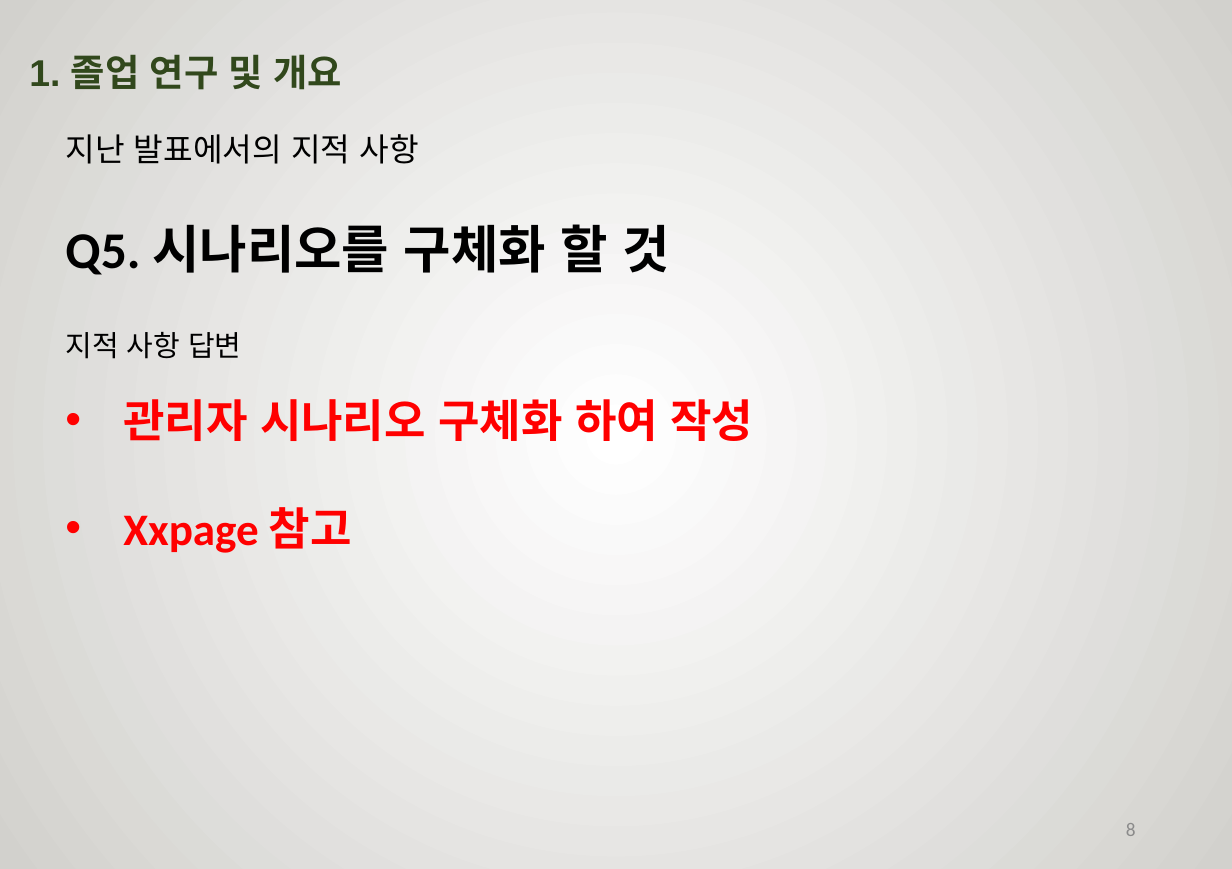
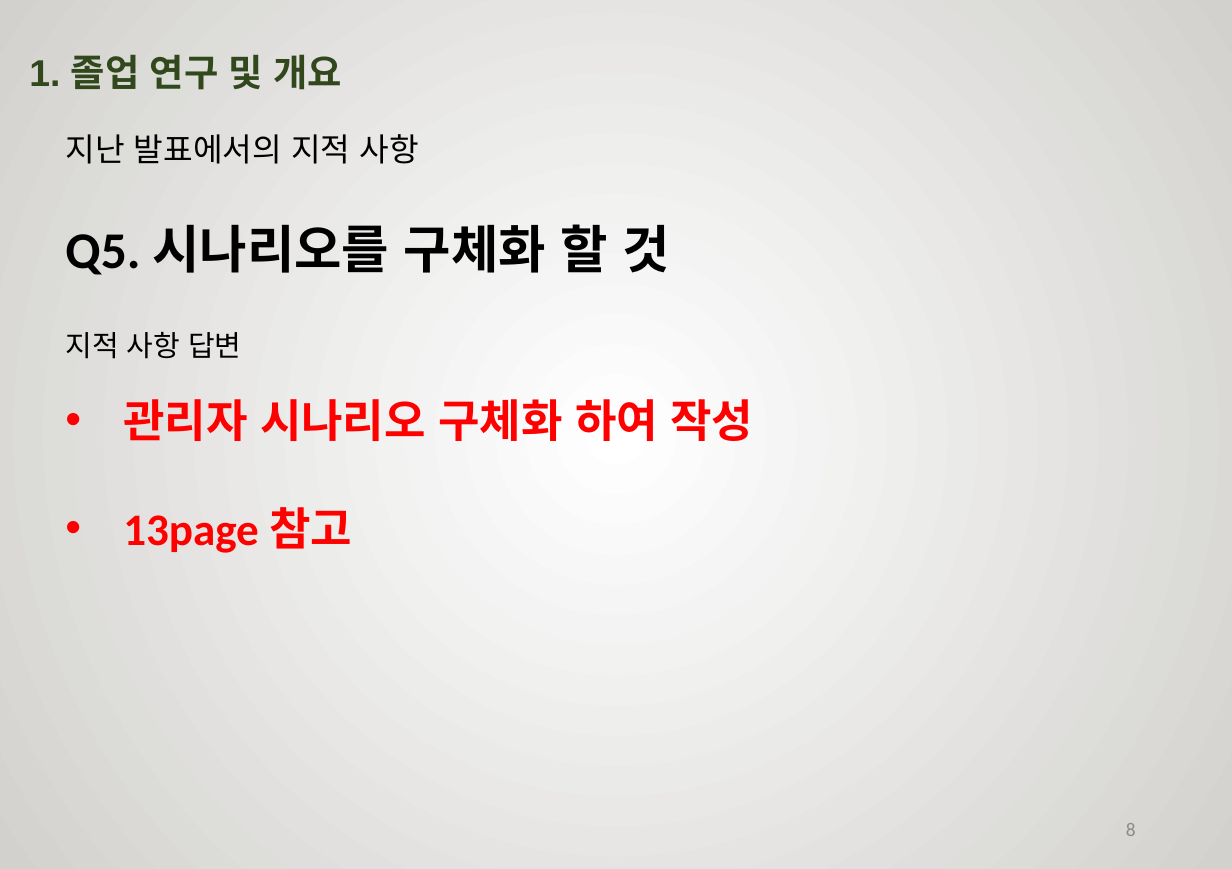
Before and after one commit to rimbong/Webengers, a slide deck: slide 8 of resources/졸작설계서.pptx. Drawn at 1232x869 pixels with LibreOffice and Linux fonts; fonts in the diff are those of the drawing; background and template pictures are left out. Boxes give left, top, right and bottom in pixels: in the first picture for what was removed or moved away, otherwise in the second. Text is boxed around its words. In the diff, an @@ line names an element or a change of style, - is before the commit and + after.

```diff
--- a/resources/졸작설계서.pptx
+++ b/resources/졸작설계서.pptx
@@ text at [123, 507, 352, 553]: text changed @@
-• Xxpage 참고
+• 13page 참고
```
Also in this commit, not shown: 1 other file.
